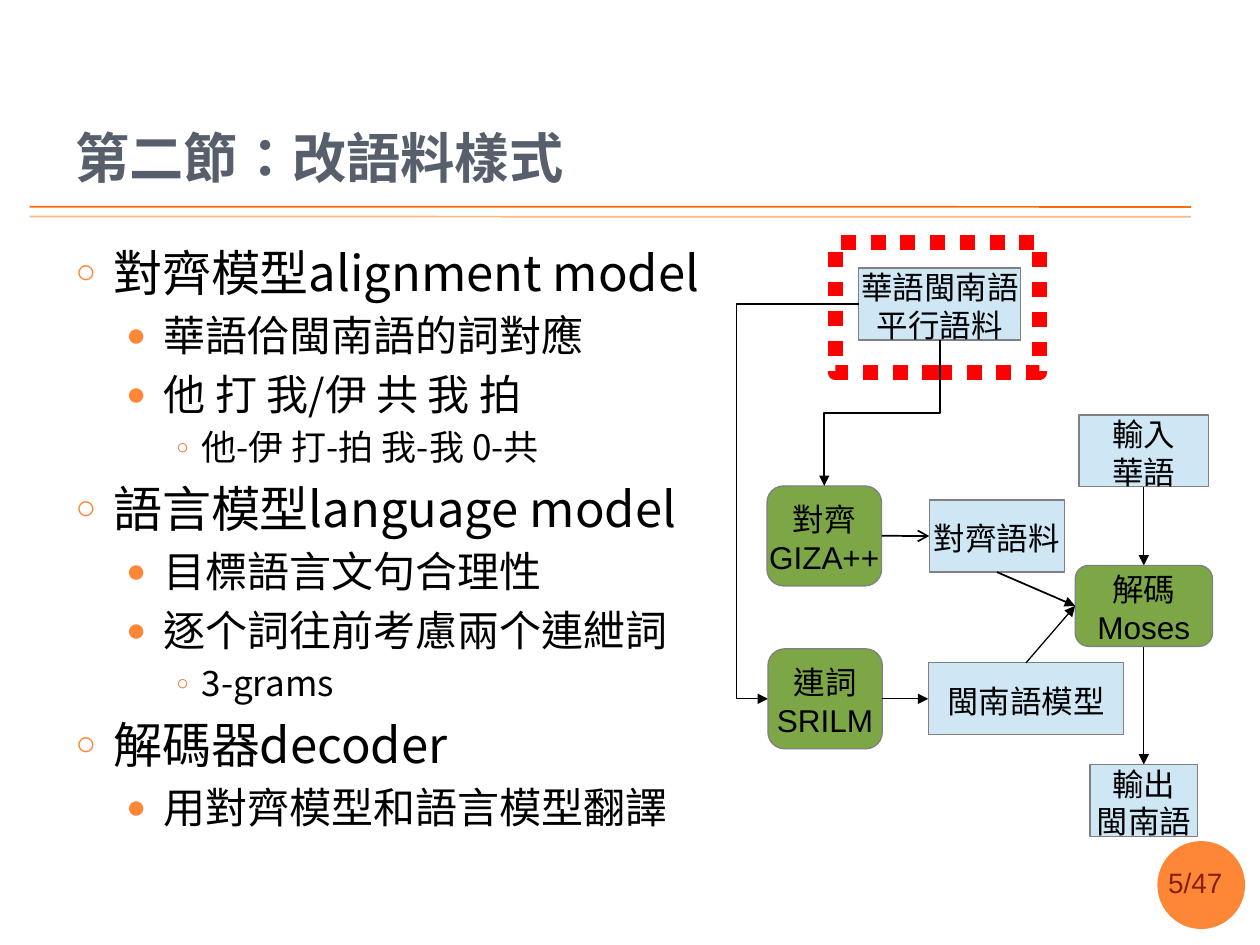
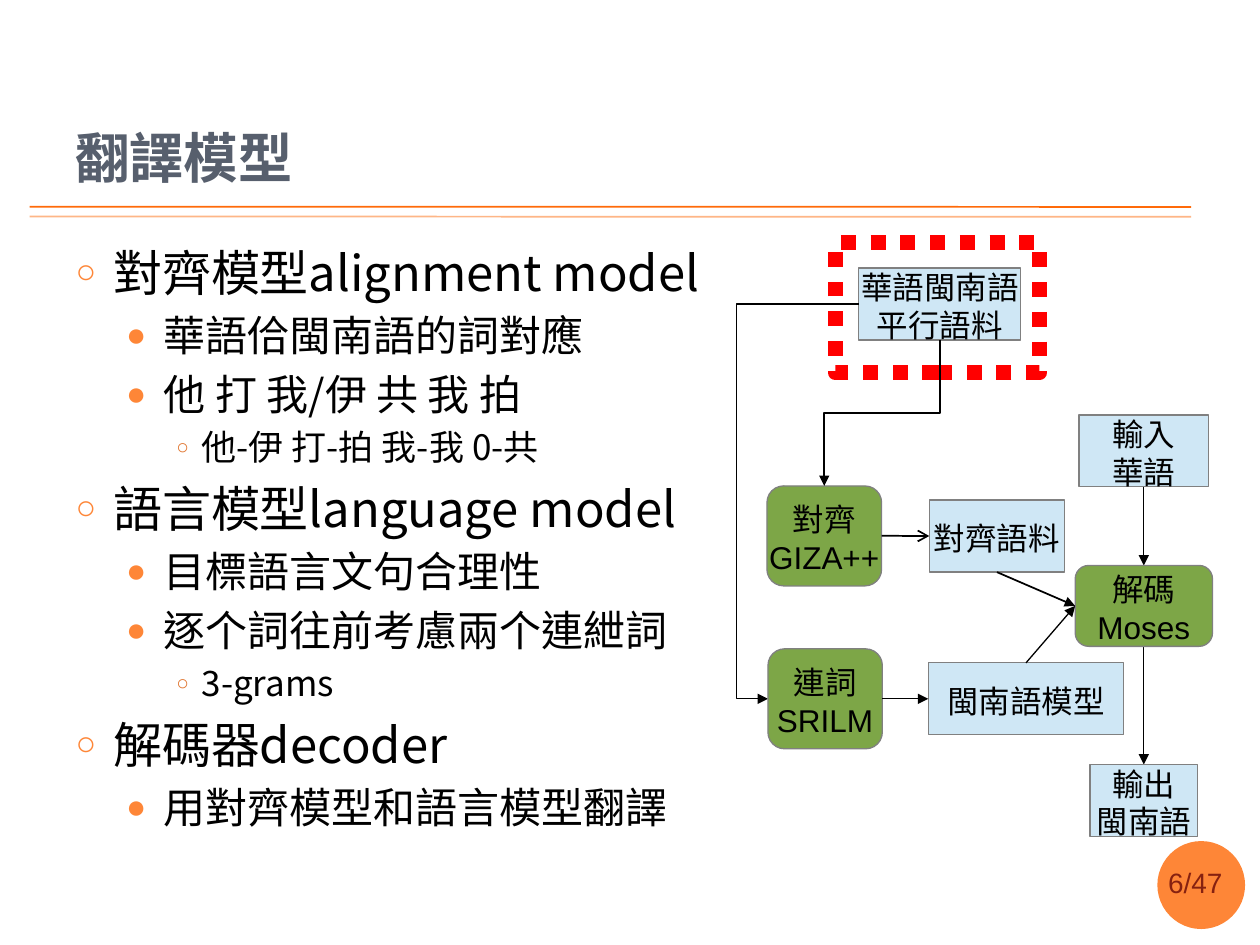
Before and after one commit to sih4sing5hong5/po3-ko3_tau5-iann2-phinn3, a slide deck: slide 6 of 翻譯報告.pptx (slide 5 before the commit). Drawn at 1260x945 pixels with LibreOffice and Linux fonts; fonts in the diff are those of the drawing; background and template pictures are left out. Boxes give left, top, right and bottom in pixels: in the first picture for what was removed or moved away, otherwise in the second. Text is boxed around its words. In the diff, an @@ line names an element or a change of style, - is before the commit and + after.

```diff
--- a/翻譯報告.pptx
+++ b/翻譯報告.pptx
@@ title at bbox=[75, 132, 292, 183]: text changed @@
-第二節：改語料樣式
+翻譯模型
@@ page number at bbox=[1168, 873, 1222, 893]: text changed @@
-5/47
+6/47
```
Also in this commit, not shown: 4 other slides changed, 2 slides added.
